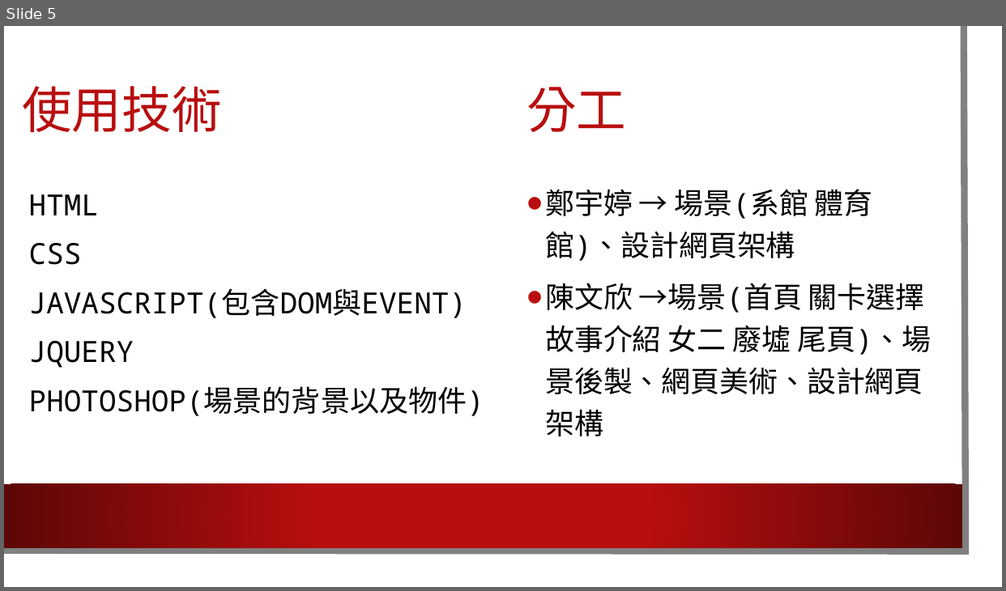
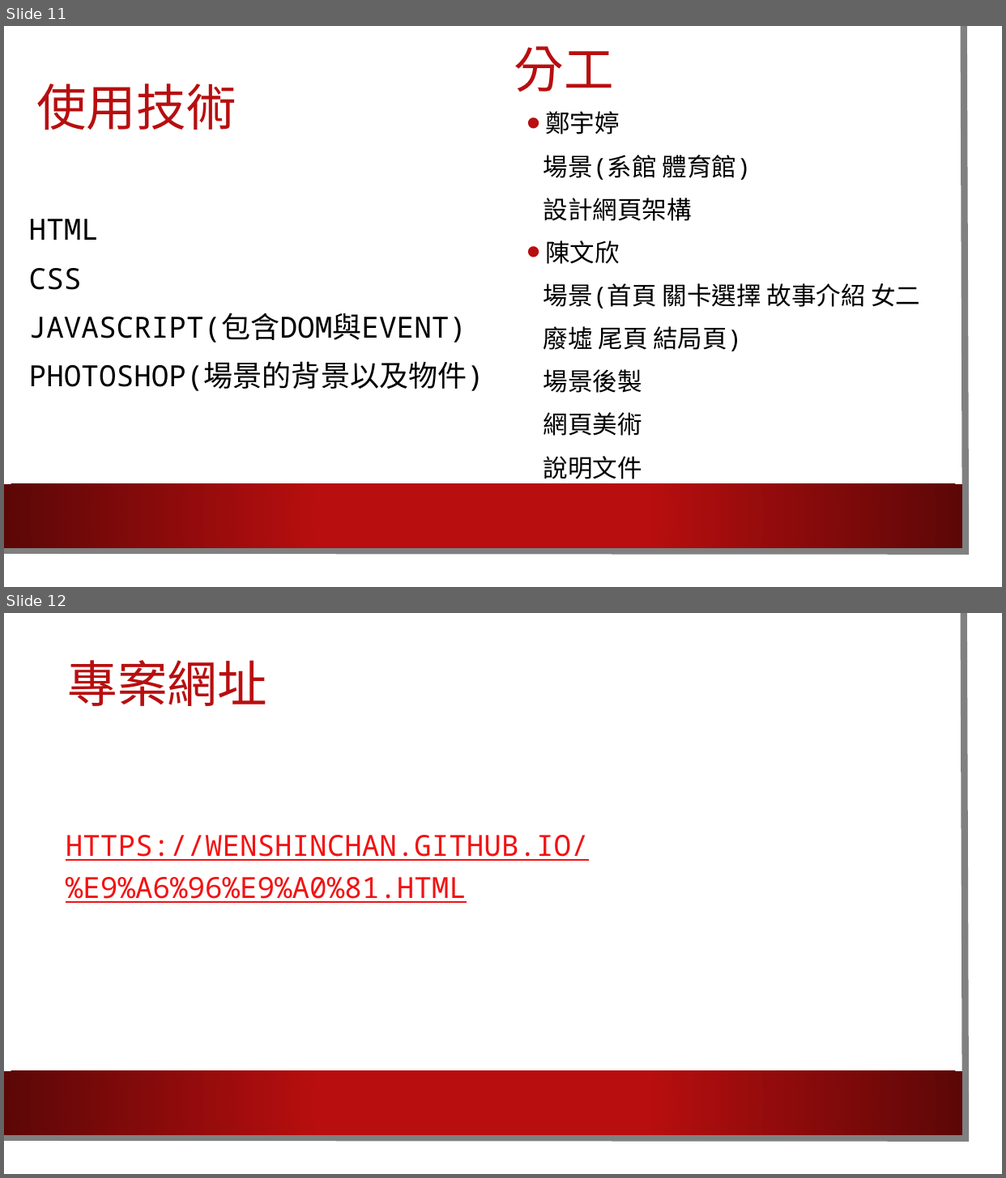
Before and after one commit to wenshinchan/wenshinchan.github.io, a slide deck: 00357001_鄭宇婷 00357045_陳文欣.pptx. Shown one above the other, each under a label of ours: slide 5 before the commit, slides 11 and 12 after it. The pictures are 1006x591 and 1006x1178 pixels, drawn with LibreOffice and Linux fonts; fonts in the diff are those of the drawing; background and template pictures are left out. Boxes give left, top, right and bottom in pixels: in the first picture for what was removed or moved away, otherwise in the second. Text is boxed around its words. In the diff, an @@ line names an element or a change of style, - is before the commit and + after.

```diff
--- a/00357001_鄭宇婷 00357045_陳文欣.pptx
+++ b/00357001_鄭宇婷 00357045_陳文欣.pptx
@@ slide 12 added at <box>4,613,1002,1174</box>, background picture (left out); not listed: 3 template elements that a slide beside it also shows @@
@@ title added at <box>68,660,267,706</box>, 48 pt, text #B80E0F @@
+專案網址
@@ text added at <box>66,835,589,903</box>, 28 pt, text #F21213, underline @@
+  HTTPS://WENSHINCHAN.GITHUB.IO/%E9%A6%96%E9%A0%81.HTML
@@ what was slide 5 is now slide 11 @@
@@ slide 11 changed as well @@
@@ text "分工": place and size @@
-text "分工" at <box>526,87,626,132</box>
+text "分工" at <box>514,46,614,92</box>
@@ text "分工" at <box>514,46,614,92</box>: font Roboto Condensed to Noto Sans CJK SC @@
@@ title "使用技術" at <box>36,84,236,130</box>: font Roboto Condensed to Noto Sans CJK SC @@
@@ title "使用技術": place and size @@
-title "使用技術" at <box>22,86,221,133</box>
+title "使用技術" at <box>36,84,236,130</box>
@@ text at <box>543,111,921,480</box>: text changed; size 28 to 23.8 pt @@
-• 鄭宇婷 → 場景(系館 體育館)、設計網頁架構
-• 陳文欣 →場景(首頁 關卡選擇 故事介紹 女二 廢墟 尾頁)、場景後製、網頁美術、設計網頁架構
+• 鄭宇婷
+場景(系館 體育館)
+設計網頁架構
+• 陳文欣
+場景(首頁 關卡選擇 故事介紹 女二
+廢墟 尾頁 結局頁)
+場景後製
+網頁美術
+說明文件
@@ text at <box>29,341,134,368</box>: paragraph removed @@
-JQUERY
```
Also in this commit, not shown: 4 other slides changed, 7 other slides added.
